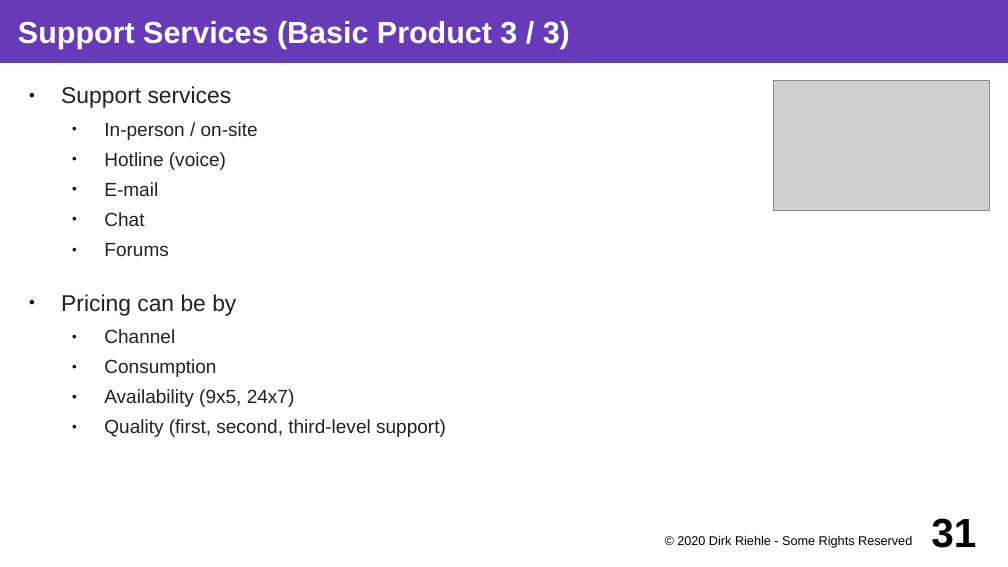
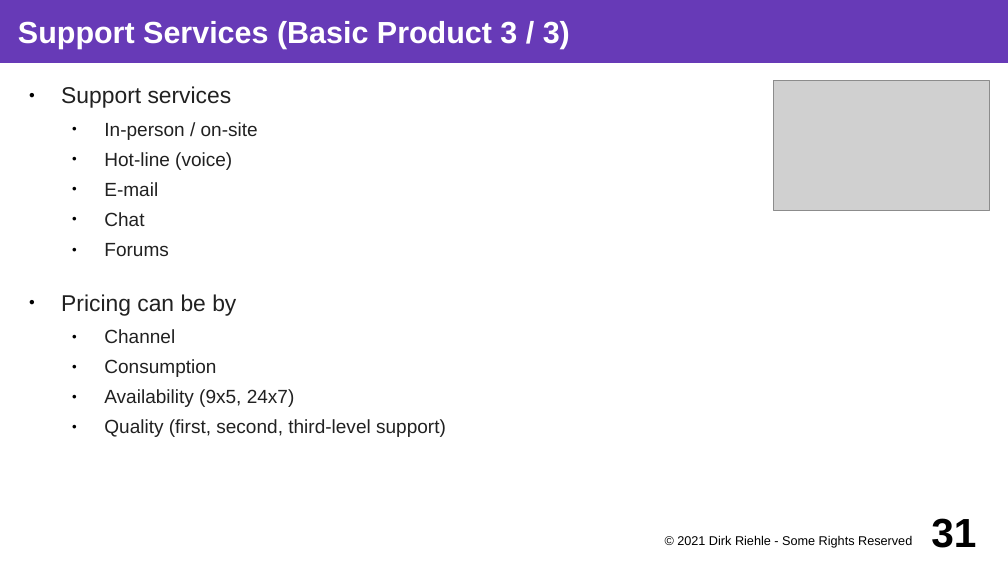
Before and after one commit to dirkriehle/coss-course, a slide deck: slide 31 of Lecture slides/COSS B02 - Software Products.odp. Drawn at 1008x567 pixels with LibreOffice and Linux fonts; fonts in the diff are those of the drawing; grey boxes stand for pictures. Boxes give left, top, right and bottom in pixels: in the first picture for what was removed or moved away, otherwise in the second. Text is boxed around its words. In the diff, an @@ line names an element or a change of style, - is before the commit and + after.

```diff
--- a/Lecture slides/COSS B02 - Software Products.odp
+++ b/Lecture slides/COSS B02 - Software Products.odp
@@ text at (x1=104, y1=152, x2=232, y2=170): text changed @@
-  ● Hotline (voice)
+  ● Hot-line (voice)
@@ text at (x1=677, y1=535, x2=912, y2=548): text changed @@
-© 2020 Dirk Riehle - Some Rights Reserved
+© 2021 Dirk Riehle - Some Rights Reserved
```
Also in this commit, not shown: 37 other slides changed, 14 other files.
